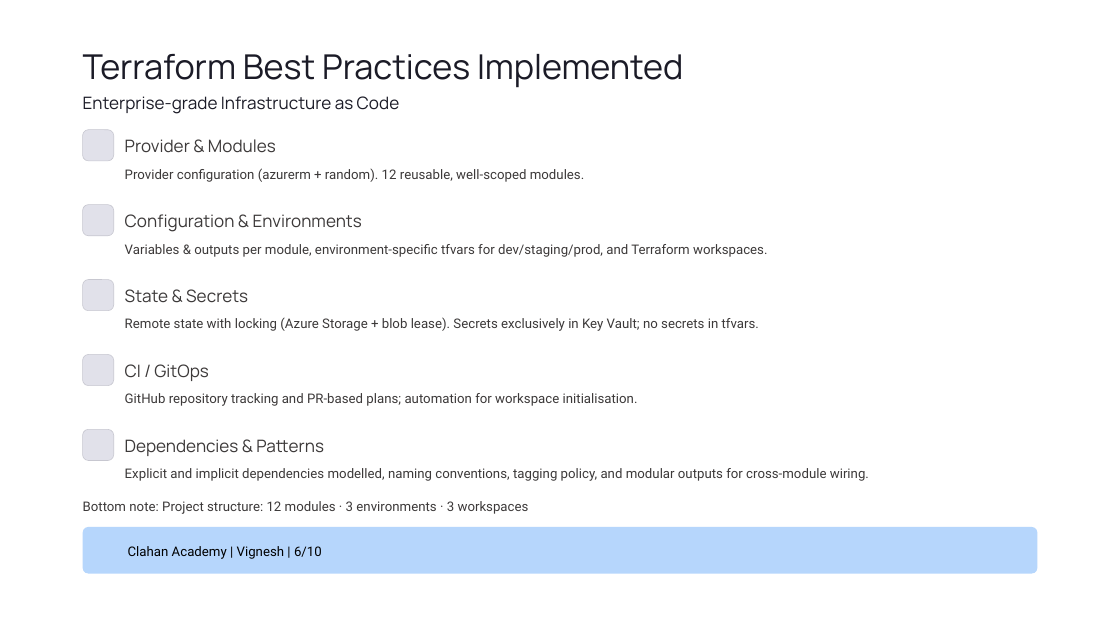
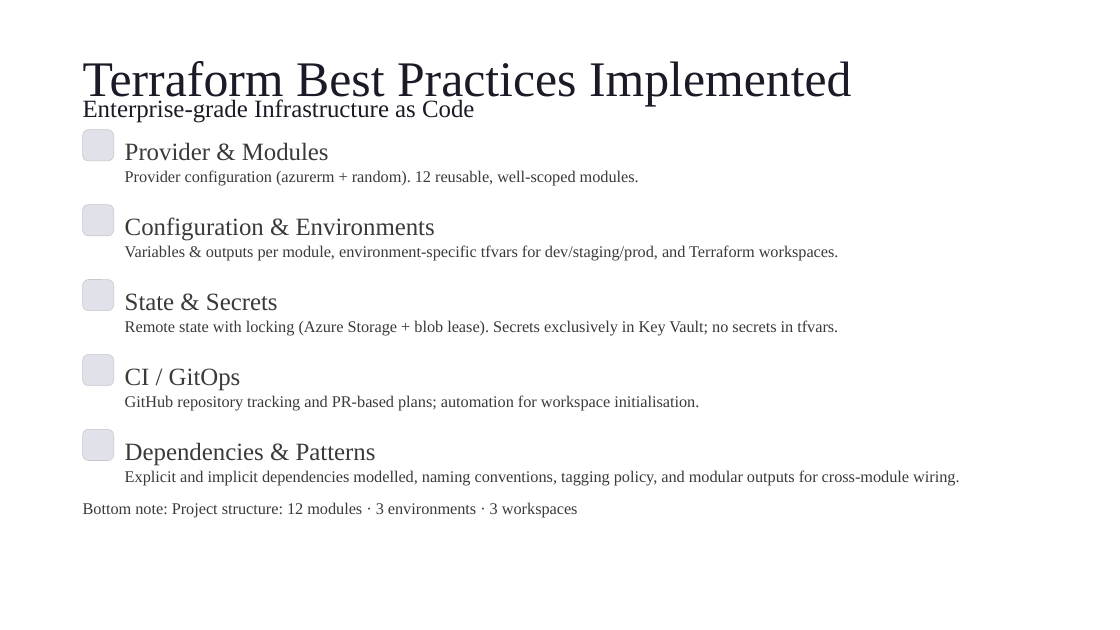
Before and after one commit to M-VIGNESH3/ppt, a slide deck: slide 8 of ai_exam_project/Clahan-Academy.pptx (slide 6 before the commit). Drawn at 1120x630 pixels with LibreOffice and Linux fonts; fonts in the diff are those of the drawing; background and template pictures are left out. Boxes give left, top, right and bottom in pixels: in the first picture for what was removed or moved away, otherwise in the second. Text is boxed around its words. In the diff, an @@ line names an element or a change of style, - is before the commit and + after.

```diff
--- a/ai_exam_project/Clahan-Academy.pptx
+++ b/ai_exam_project/Clahan-Academy.pptx
@@ text "Terraform Best Practices Implemented" at [83,61,852,106]: size 22 to 32 pt, font Manrope to Times New Roman @@
@@ size 11 to 16 pt, font Manrope to Times New Roman in 6 elements at [83,99,474,123], [125,142,329,161], [125,217,435,241], [125,293,278,311], [125,368,241,391], [125,442,376,466] @@
@@ size 8.5 to 10.5 pt, font Roboto to Times New Roman in 6 elements at [125,170,639,186], [125,245,839,261], [125,320,838,336], [125,395,699,411], [125,470,959,486], [83,502,578,518] @@
@@ rounded rectangle removed at [83,528,1037,575] @@
@@ text removed at [128,546,322,559] @@
-Clahan Academy | Vignesh | 6/10
```
Also in this commit, not shown: 6 other slides changed, 2 slides added, 1 other file.
